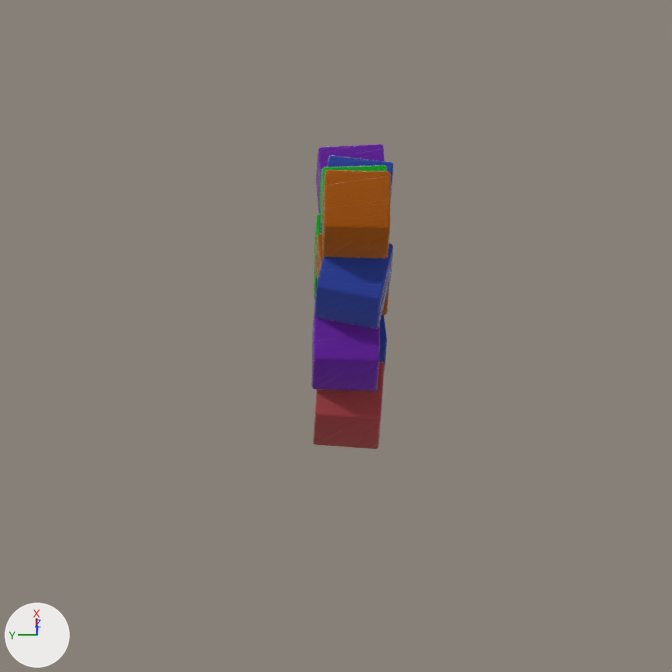
The Blender file www/img/blenderFiles/Master-blocks.blend as it was, and as the next commit left it.
Before and after are seen from the file's camera 'Camera'. The lights are fixed; the arrows at lower left show +X, +Y and +Z. The same objects are shown in both versions, whatever each file hides.
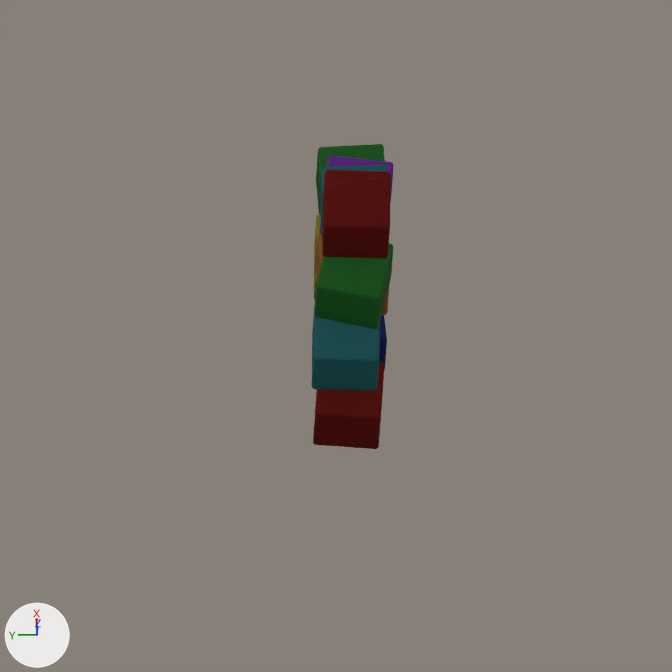
Pixel boxes [x1, y1, x2, y2] of what changed, in the pictures (672 x 672 px):
'Cube.095', recoloured, surface changed (brown to red): [322, 170, 391, 259] in both
'Cube.104', recoloured, surface changed (blue to green): [314, 243, 393, 329] in both
'Cube.100', recoloured, surface changed (purple to cyan): [312, 305, 380, 391] in both
'Cube.099', recoloured, surface changed: [313, 362, 384, 449] in both
'Cube.096', recoloured, surface changed (purple to green): [316, 144, 385, 214] in both
'Cube.102', surface changed (blue to purple): [320, 155, 393, 233] in both
'Cube.103', surface changed (green to cyan): [319, 165, 387, 235] in both
'Cube.101', surface changed: [315, 233, 389, 315] in both
'Cube.098', surface changed: [315, 292, 387, 370] in both
'Cube.097', surface changed (green to yellow): [314, 214, 321, 300] in both

What changed in the scene script:
```text
Add mat_woodnewred:
    mat_woodnewred = bpy.data.materials.new('WoodNewRed')
    # colours: dark red #5d1412, dark grey #58534b, white #ffffff
    # uses the picture img_wood_oak_002_bump_jpg_005
Add mat_woodnewgreen:
    mat_woodnewgreen = bpy.data.materials.new('WoodNewGreen')
    # colours: dark green #205d25, dark grey #58534b, white #ffffff
    # uses the picture img_wood_oak_002_bump_jpg_005
Add mat_woodnewcyan:
    mat_woodnewcyan = bpy.data.materials.new('WoodNewCyan')
    # colours: dark cyan #235a5d, dark grey #58534b, white #ffffff
    # uses the picture img_wood_oak_002_bump_jpg_005
Change me_cube_122:
    where me_cube_122.from_pydata(...)  # 8 vertices, 6 faces; spans x -1.0..1.0, y -1.0..1.0, z -1.0..1.0
    remove me_cube_122.materials.append(mat_wood_red)
    add me_cube_122.materials.append(mat_woodnewred)
Change me_cube_119:
    where me_cube_119.from_pydata(...)  # 8 vertices, 6 faces; spans x -1.0..1.0, y -1.0..1.0, z -1.0..1.0
    remove me_cube_119.materials.append(mat_wood_purple)
    add me_cube_119.materials.append(mat_woodnewgreen)
Change me_cube_123:
    where me_cube_123.from_pydata(...)  # 8 vertices, 6 faces; spans x -1.0..1.0, y -1.0..1.0, z -1.0..1.0
    remove me_cube_123.materials.append(mat_wood_purple)
    add me_cube_123.materials.append(mat_woodnewcyan)
Change me_cube_127:
    where me_cube_127.from_pydata(...)  # 8 vertices, 6 faces; spans x -1.0..1.0, y -1.0..1.0, z -1.0..1.0
    remove me_cube_127.materials.append(mat_wood_blue)
    add me_cube_127.materials.append(mat_woodnewgreen)
Change me_cube_118:
    where me_cube_118.from_pydata(...)  # 8 vertices, 6 faces; spans x -1.0..1.0, y -1.0..1.0, z -1.0..1.0
    remove me_cube_118.materials.append(mat_wood_orange)
    add me_cube_118.materials.append(mat_woodnewred)
Change ob_cube_100:
    add ob_cube_100.visible_shadow = False
Change ob_cube_095:
    add ob_cube_095.visible_shadow = False
```
